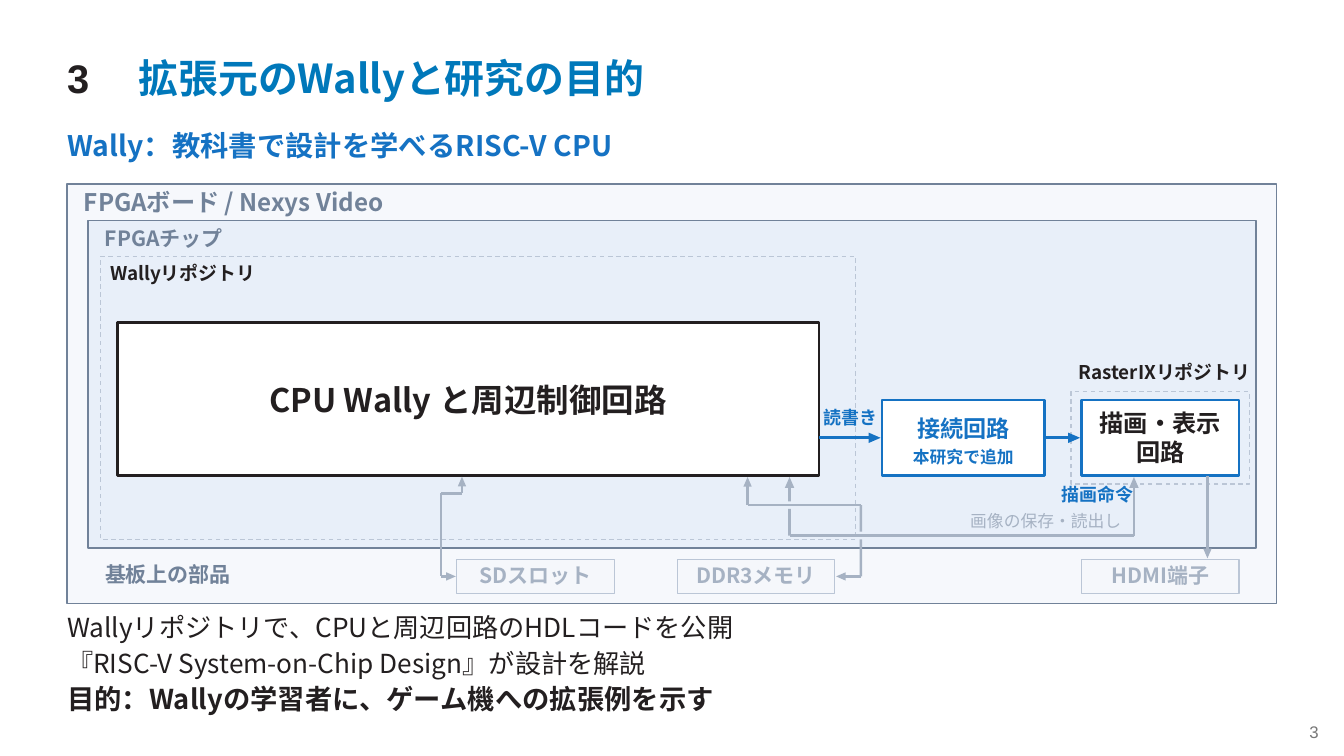
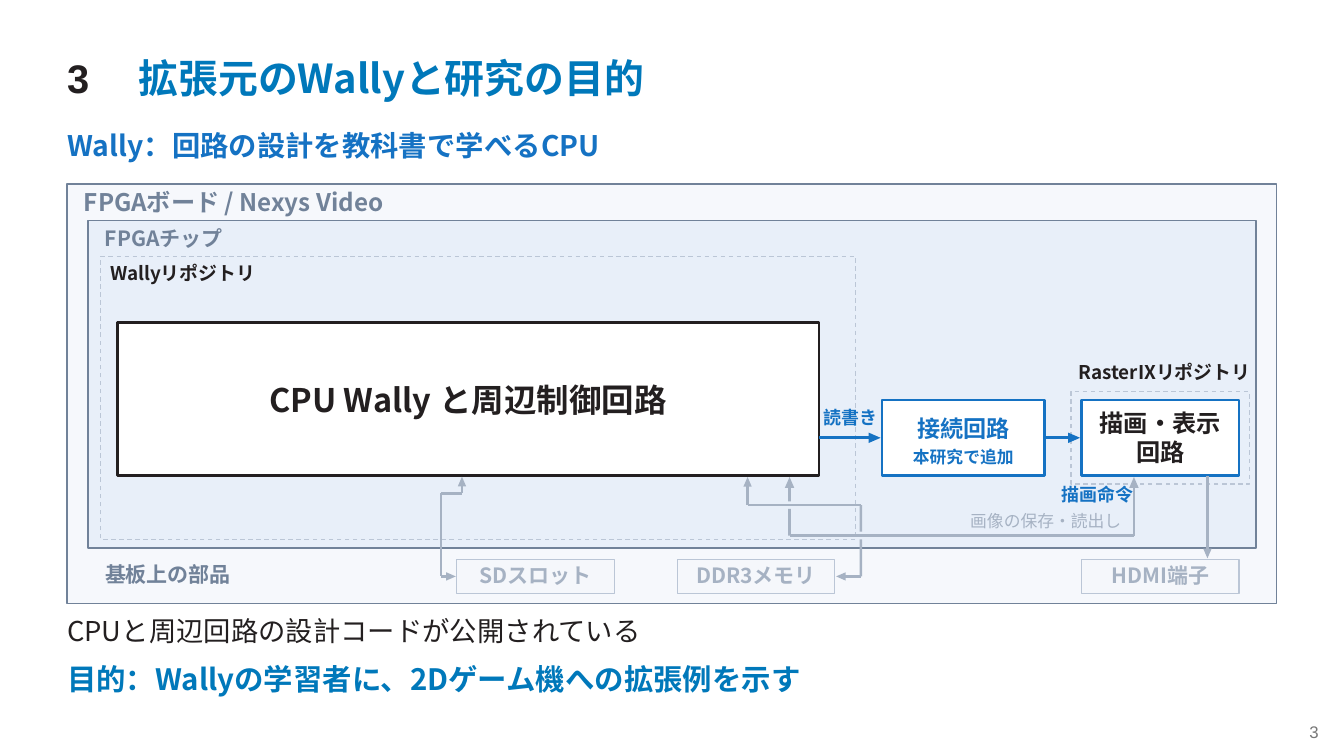
Before and after one commit to SoshiroFujimori/wally-game-console-research, a slide deck: slide 3 of docs/presentation/中間発表_主要事項.pptx. Drawn at 1344x756 pixels with LibreOffice and Linux fonts; fonts in the diff are those of the drawing. Boxes give left, top, right and bottom in pixels: in the first picture for what was removed or moved away, otherwise in the second. Text is boxed around its words. In the diff, an @@ line names an element or a change of style, - is before the commit and + after.

```diff
--- a/docs/presentation/中間発表_主要事項.pptx
+++ b/docs/presentation/中間発表_主要事項.pptx
@@ text at (67, 132, 600, 163): text changed @@
-Wally：教科書で設計を学べるRISC-V CPU
+Wally：回路の設計を教科書で学べるCPU
@@ text removed at (67, 614, 733, 643) @@
-Wallyリポジトリで、CPUと周辺回路のHDLコードを公開
@@ text added at (67, 618, 641, 644), 19.5 pt, text #231F20 @@
+CPUと周辺回路の設計コードが公開されている
@@ text removed at (67, 651, 646, 680) @@
-『RISC-V System-on-Chip Design』が設計を解説
@@ text at (67, 665, 800, 697): text changed; size 19.5 to 21 pt; text colour #231F20 to #0078BA @@
-目的：Wallyの学習者に、ゲーム機への拡張例を示す
+目的：Wallyの学習者に、2Dゲーム機への拡張例を示す
```
Also in this commit, not shown: 8 other slides changed, 8 slides added, 8 slides removed, 22 other files.
